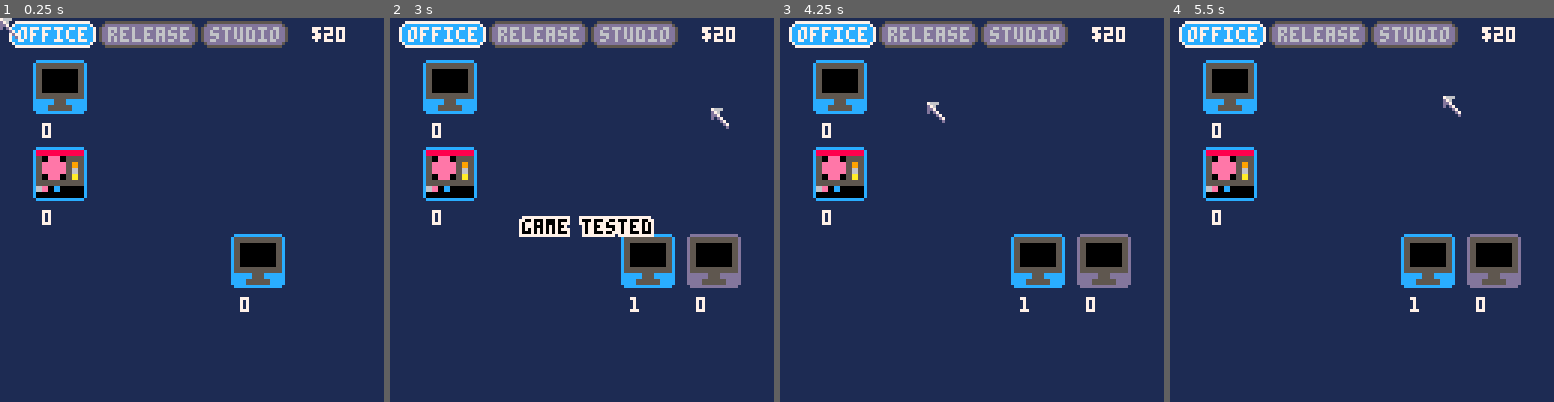
Above: before the commit, frames 1-4 (left to right).
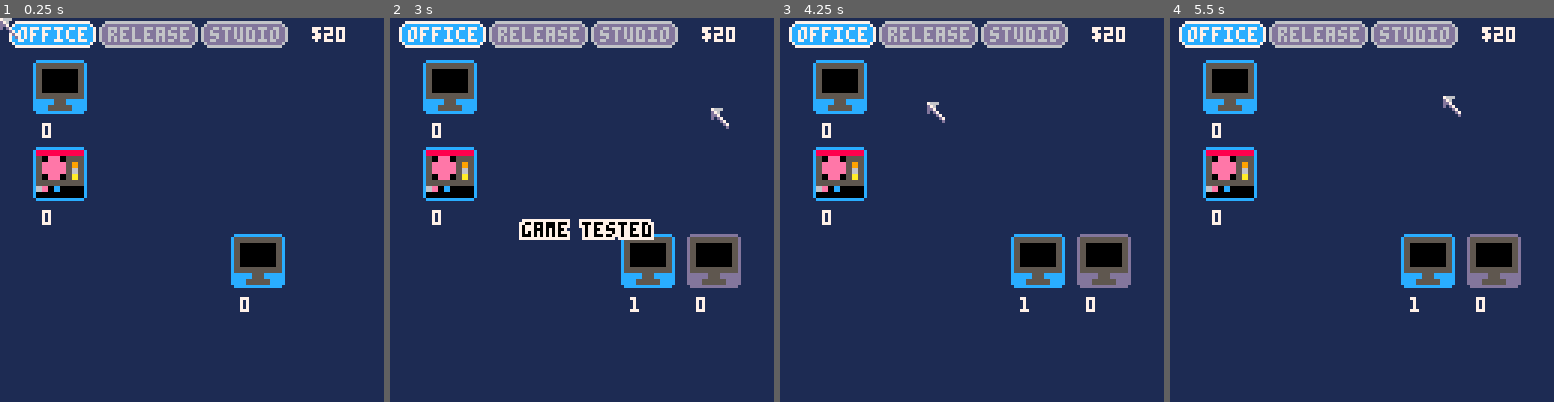
Above: after the commit, the same moments.

Repository: wesen/carts
Game: PICO-8 cartridge games/gamedevgame/gamedevgame.p8
Two runs of this game, one before a commit and one after it. Both use one fixed random seed, a clock stepped at 60 frames per second and the inputs below.
Inputs (mouse positions are in pixels of both pictures, inside the frame that each line leads up to):
- Up to frame 1 (0.25 s): no input
- Up to frame 2 (3 s): click (459, 121) at 0.67 s; click (520, 267) at 1.22 s; click (585, 114) at 1.77 s; click (647, 259) at 2.32 s; click (712, 106) at 2.87 s
- Up to frame 3 (4.25 s): click (864, 256) at 3.42 s; click (925, 102) at 3.97 s
- Up to frame 4 (5.5 s): click (1381, 248) at 4.52 s; click (1442, 94) at 5.07 s

The runs differ from the first frame. In frame 1, 0.8% of the frame differs, in the area x 25-75%, y 0-8%; in frame 2, 1.9%, in the area x 25-75%, y 0-58%; in frame 3, 0.8%; in frame 4, 0.8%.

Commit message:
Add dismiss button

Diff:
--- a/games/gamedevgame/button.lua
+++ b/games/gamedevgame/button.lua
@@ -5,9 +5,10 @@
  self.w=(#self.text)*4+1
  self.h=5
  self.is_visible=function() return false end
+ self.is_active=function() return false end
  self.on_click=function() end
  self.on_hover=function() end
- self.blink_on_hover=fakse
+ self.should_blink=function() return false end
 end)
 
 function cls_button:is_mouse_over()
@@ -24,24 +25,24 @@
  local y=self.y
  local w=self.w
  local h=self.h
- local bg=self.is_visible() and glb_bg_col2 or 13
- local fg=self.is_visible() and 7 or 6
+ local bg=self.is_active() and glb_bg_col2 or 13
+ local fg=self.is_active() and 7 or 6
 
- if self:is_visible() and not self.blink_on_hover then
-  draw_rounded_rect2(x,y,w,h,bg,bg,7)
- elseif self:is_mouse_over() then
-  if frame(12,2)==0 then
-   draw_rounded_rect2(x-1,y-1,w+2,h+2,bg,bg,7)
+ if self:is_visible() then
+  if self:should_blink() then
+   if frame(12,2)==0 then
+    draw_rounded_rect2(x-1,y-1,w+2,h+2,bg,bg,fg)
+   else
+    draw_rounded_rect2(x,y,w,h,bg,bg,fg)
+   end
   else
-   draw_rounded_rect2(x,y,w,h,bg,bg,7)
+   draw_rounded_rect2(x,y,w,h,bg,bg,fg)
   end
- else
-  draw_rounded_rect2(x,y,w,h,bg,bg,5)
+
+  if self:is_mouse_over() then
+   self.on_hover()
+   if (glb_mouse_left_down) self.on_click()
+  end
+  print(self.text,x+1,y,fg)
  end
-
- if self:is_mouse_over() then
-  self.on_hover()
-  if (glb_mouse_left_down) self.on_click()
- end
- print(self.text,x+1,y,fg)
 end
--- a/games/gamedevgame/gamedevgame.p8
+++ b/games/gamedevgame/gamedevgame.p8
@@ -571,9 +571,10 @@
  self.w=(#self.text)*4+1
  self.h=5
  self.is_visible=function() return false end
+ self.is_active=function() return false end
  self.on_click=function() end
  self.on_hover=function() end
- self.blink_on_hover=fakse
+ self.should_blink=function() return false end
 end)
 
 function cls_button:is_mouse_over()
@@ -590,26 +591,26 @@
  local y=self.y
  local w=self.w
  local h=self.h
- local bg=self.is_visible() and glb_bg_col2 or 13
- local fg=self.is_visible() and 7 or 6
-
- if self:is_visible() and not self.blink_on_hover then
-  draw_rounded_rect2(x,y,w,h,bg,bg,7)
- elseif self:is_mouse_over() then
-  if frame(12,2)==0 then
-   draw_rounded_rect2(x-1,y-1,w+2,h+2,bg,bg,7)
+ local bg=self.is_active() and glb_bg_col2 or 13
+ local fg=self.is_active() and 7 or 6
+
+ if self:is_visible() then
+  if self:should_blink() then
+   if frame(12,2)==0 then
+    draw_rounded_rect2(x-1,y-1,w+2,h+2,bg,bg,fg)
+   else
+    draw_rounded_rect2(x,y,w,h,bg,bg,fg)
+   end
   else
-   draw_rounded_rect2(x,y,w,h,bg,bg,7)
-  end
- else
-  draw_rounded_rect2(x,y,w,h,bg,bg,5)
- end
-
- if self:is_mouse_over() then
-  self.on_hover()
-  if (glb_mouse_left_down) self.on_click()
- end
- print(self.text,x+1,y,fg)
+   draw_rounded_rect2(x,y,w,h,bg,bg,fg)
+  end
+
+  if self:is_mouse_over() then
+   self.on_hover()
+   if (glb_mouse_left_down) self.on_click()
+  end
+  print(self.text,x+1,y,fg)
+ end
 end
 
 cls_dialogbox=class(function(self)
@@ -686,12 +687,17 @@
 cls_tab=class(function(self, name)
  self.name=name
  self.button=cls_button.init(0,0,self.name)
- self.button.is_visible=function() return glb_current_tab==self end
- self.button.on_hover=function()
+ local button=self.button
+ button.is_visible=function() return true end
+ button.is_active=function() return glb_current_tab==self end
+ button.on_hover=function()
    glb_dialogbox.visible=true
    glb_dialogbox.text={{7,"switch to "..self.name.." tab"}}
  end
- self.button.on_click=function() glb_current_tab=self end
+ button.on_click=function() glb_current_tab=self end
+ button.should_blink=function()
+  return button:is_mouse_over() and not button.is_active()
+ end
 end)
 
 function cls_tab:draw()
@@ -713,6 +719,9 @@
   k.button.y=y
   k.button.x=x
   k.button:draw()
+  k.dismiss_button.y=y
+  k.dismiss_button.x=x+60
+  k.dismiss_button:draw()
   y+=k.button.h+7
  end
 end
@@ -1343,15 +1352,33 @@
  self.button=cls_button.init(0,0,self.name)
  local button=self.button
  button.blink_on_hover=true
- button.w=82
+ button.w=54
  button.h=5
 
- button.is_visible=function() return self:is_hireable() end
+ button.is_active=function() return self:is_hireable() end
+ button.is_visible=function() return true end
  button.on_hover=function()
   tab_money.current_hire_worker=self
  end
  button.on_click=function()
   if (self:is_hireable()) self:hire()
+ end
+ button.should_blink=function()
+  return button.is_active() and button:is_mouse_over()
+ end
+
+ self.dismiss_button=cls_button.init(0,0,"dismiss")
+ local dismiss_button=self.dismiss_button
+ dismiss_button.w=29
+ dismiss_button.h=5
+
+ dismiss_button.is_visible=function()
+  return #self.workers>0
+ end
+ dismiss_button.is_active=dismiss_button.is_visible
+ dismiss_button.should_blink=function() return dismiss_button:is_mouse_over() end
+ dismiss_button.on_click=function()
+  self:dismiss()
  end
 end)
 
@@ -1383,7 +1410,7 @@
  cls_hire_worker.init("coder",cls_coder,{},spr_coder,5),
  cls_hire_worker.init("artist",cls_gfx_artist,{},spr_gfx_artist,20),
  cls_hire_worker.init("game designer",cls_game_designer,{},spr_game_designer,20),
- cls_hire_worker.init("social media manager",cls_tweeter,{release=0},spr_tweeter,10),
+ cls_hire_worker.init("tweeter",cls_tweeter,{release=0},spr_tweeter,10),
  cls_hire_worker.init("youtuber",cls_youtuber,{release=0},spr_youtuber,10),
  cls_hire_worker.init("twitcher",cls_twitcher,{release=0},spr_twitcher,10)
 }
@@ -1426,7 +1453,18 @@
 glb_bg_col=1
 glb_bg_col2=12
 
+function set_mouse()
+ local mouse_btn=stat(34)
+ glb_mouse_left_down=band(glb_prev_mouse_btn,1)!=1 and band(mouse_btn,1)==1
+ glb_mouse_right_down=band(glb_prev_mouse_btn,2)!=2 and band(mouse_btn,2)==2
+ glb_prev_mouse_btn=mouse_btn
+
+ glb_mouse_x=stat(32)
+ glb_mouse_y=stat(33)
+end
+
 function _draw()
+ set_mouse()
  glb_frame+=1
  cls(glb_bg_col)
  glb_resource_manager:draw()
@@ -1443,13 +1481,6 @@
  glb_dialogbox.visible=false
  glb_dt=time()-glb_lasttime
 
- local mouse_btn=stat(34)
- glb_mouse_left_down=band(glb_prev_mouse_btn,1)!=1 and band(mouse_btn,1)==1
- glb_mouse_right_down=band(glb_prev_mouse_btn,2)!=2 and band(mouse_btn,2)==2
- glb_prev_mouse_btn=mouse_btn
-
- glb_mouse_x=stat(32)
- glb_mouse_y=stat(33)
  glb_lasttime=time()
  glb_resource_manager:update()
  tick_crs(crs)
--- a/games/gamedevgame/hire_worker.lua
+++ b/games/gamedevgame/hire_worker.lua
@@ -9,15 +9,33 @@
  self.button=cls_button.init(0,0,self.name)
  local button=self.button
  button.blink_on_hover=true
- button.w=82
+ button.w=54
  button.h=5
 
- button.is_visible=function() return self:is_hireable() end
+ button.is_active=function() return self:is_hireable() end
+ button.is_visible=function() return true end
  button.on_hover=function()
   tab_money.current_hire_worker=self
  end
  button.on_click=function()
   if (self:is_hireable()) self:hire()
+ end
+ button.should_blink=function()
+  return button.is_active() and button:is_mouse_over()
+ end
+
+ self.dismiss_button=cls_button.init(0,0,"dismiss")
+ local dismiss_button=self.dismiss_button
+ dismiss_button.w=29
+ dismiss_button.h=5
+
+ dismiss_button.is_visible=function()
+  return #self.workers>0
+ end
+ dismiss_button.is_active=dismiss_button.is_visible
+ dismiss_button.should_blink=function() return dismiss_button:is_mouse_over() end
+ dismiss_button.on_click=function()
+  self:dismiss()
  end
 end)
 
@@ -49,7 +67,7 @@
  cls_hire_worker.init("coder",cls_coder,{},spr_coder,5),
  cls_hire_worker.init("artist",cls_gfx_artist,{},spr_gfx_artist,20),
  cls_hire_worker.init("game designer",cls_game_designer,{},spr_game_designer,20),
- cls_hire_worker.init("social media manager",cls_tweeter,{release=0},spr_tweeter,10),
+ cls_hire_worker.init("tweeter",cls_tweeter,{release=0},spr_tweeter,10),
  cls_hire_worker.init("youtuber",cls_youtuber,{release=0},spr_youtuber,10),
  cls_hire_worker.init("twitcher",cls_twitcher,{release=0},spr_twitcher,10)
 }
--- a/games/gamedevgame/main.lua
+++ b/games/gamedevgame/main.lua
@@ -35,7 +35,18 @@
 glb_bg_col=1
 glb_bg_col2=12
 
+function set_mouse()
+ local mouse_btn=stat(34)
+ glb_mouse_left_down=band(glb_prev_mouse_btn,1)!=1 and band(mouse_btn,1)==1
+ glb_mouse_right_down=band(glb_prev_mouse_btn,2)!=2 and band(mouse_btn,2)==2
+ glb_prev_mouse_btn=mouse_btn
+
+ glb_mouse_x=stat(32)
+ glb_mouse_y=stat(33)
+end
+
 function _draw()
+ set_mouse()
  glb_frame+=1
  cls(glb_bg_col)
  glb_resource_manager:draw()
@@ -52,13 +63,6 @@
  glb_dialogbox.visible=false
  glb_dt=time()-glb_lasttime
 
- local mouse_btn=stat(34)
- glb_mouse_left_down=band(glb_prev_mouse_btn,1)!=1 and band(mouse_btn,1)==1
- glb_mouse_right_down=band(glb_prev_mouse_btn,2)!=2 and band(mouse_btn,2)==2
- glb_prev_mouse_btn=mouse_btn
-
- glb_mouse_x=stat(32)
- glb_mouse_y=stat(33)
  glb_lasttime=time()
  glb_resource_manager:update()
  tick_crs(crs)
--- a/games/gamedevgame/tab.lua
+++ b/games/gamedevgame/tab.lua
@@ -1,12 +1,17 @@
 cls_tab=class(function(self, name)
  self.name=name
  self.button=cls_button.init(0,0,self.name)
- self.button.is_visible=function() return glb_current_tab==self end
- self.button.on_hover=function()
+ local button=self.button
+ button.is_visible=function() return true end
+ button.is_active=function() return glb_current_tab==self end
+ button.on_hover=function()
    glb_dialogbox.visible=true
    glb_dialogbox.text={{7,"switch to "..self.name.." tab"}}
  end
- self.button.on_click=function() glb_current_tab=self end
+ button.on_click=function() glb_current_tab=self end
+ button.should_blink=function()
+  return button:is_mouse_over() and not button.is_active()
+ end
 end)
 
 function cls_tab:draw()
@@ -28,6 +33,9 @@
   k.button.y=y
   k.button.x=x
   k.button:draw()
+  k.dismiss_button.y=y
+  k.dismiss_button.x=x+60
+  k.dismiss_button:draw()
   y+=k.button.h+7
  end
 end
